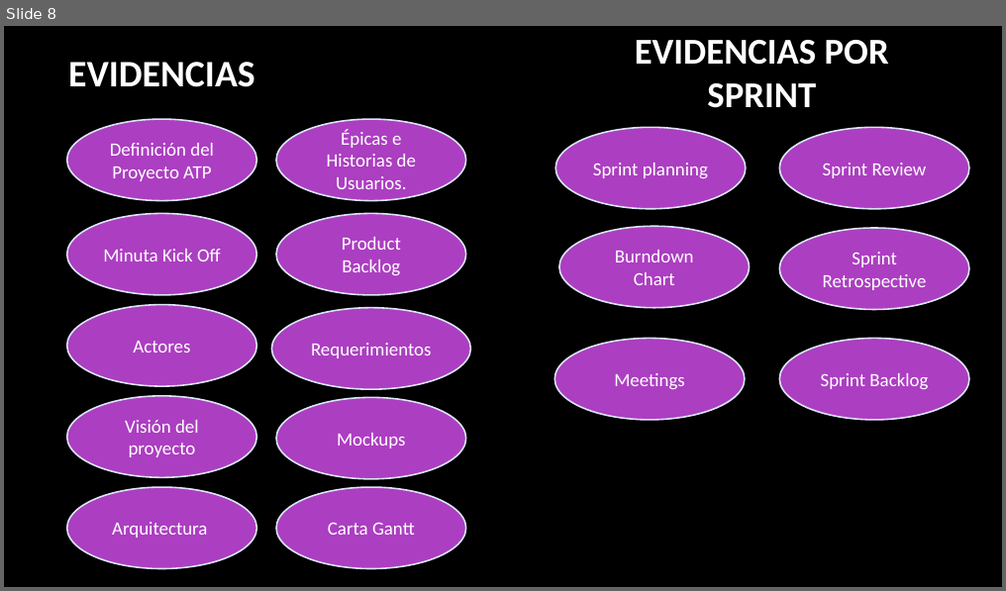
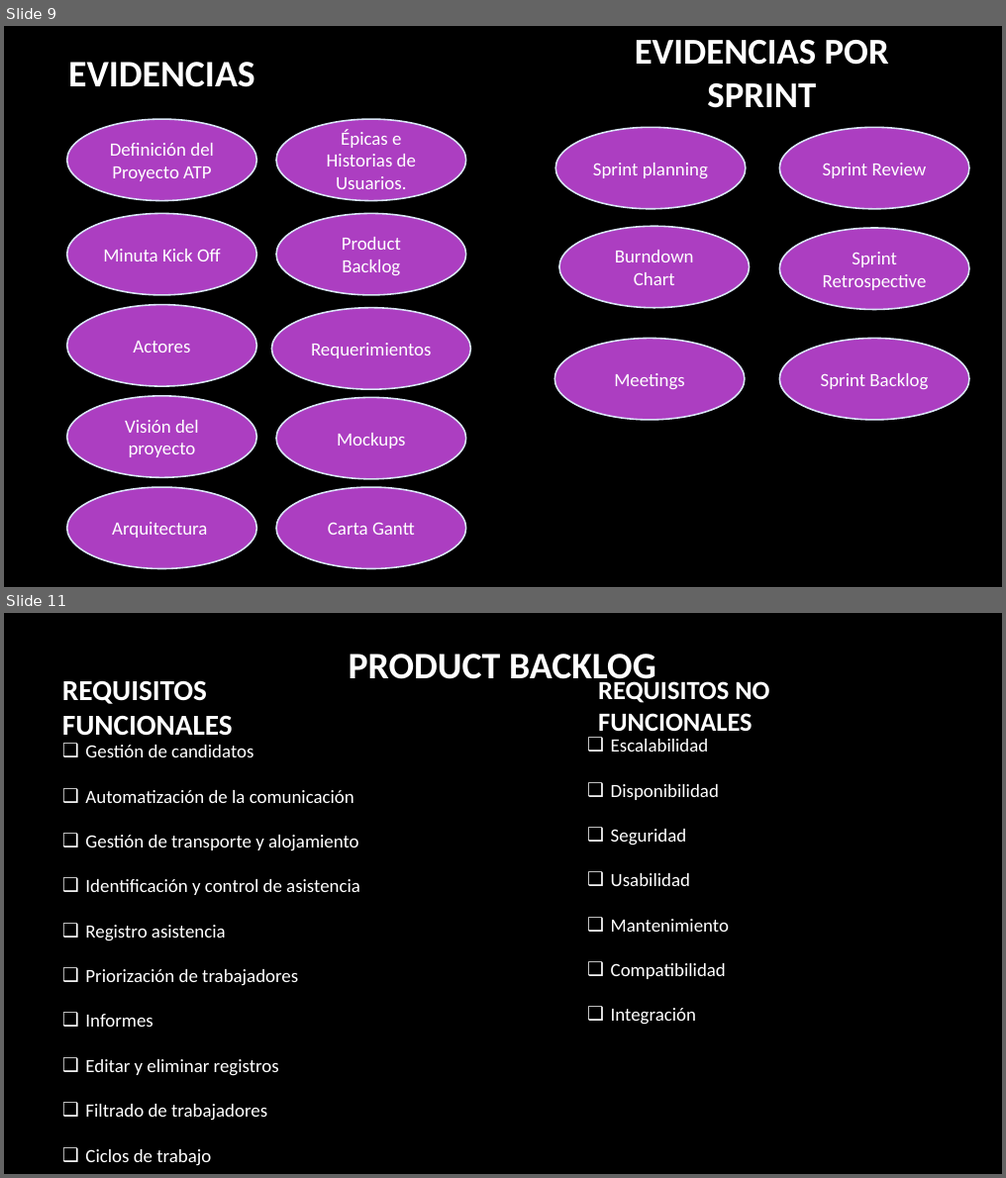
Before and after one commit to cristianvernal/NombreProyecto_Capstone24_DUOC_VM, a slide deck: Fase 1/Evidencias Grupales/Presentación Capstone.pptx. Shown one above the other, each under a label of ours: slide 8 before the commit, slides 9 and 11 after it; the slides between them are not shown. The pictures are 1006x591 and 1006x1178 pixels, drawn with LibreOffice and Linux fonts; fonts in the diff are those of the drawing; background and template pictures are left out. Boxes give left, top, right and bottom in pixels: in the first picture for what was removed or moved away, otherwise in the second. Text is boxed around its words. In the diff, an @@ line names an element or a change of style, - is before the commit and + after.

```diff
--- a/Fase 1/Evidencias Grupales/Presentación Capstone.pptx
+++ b/Fase 1/Evidencias Grupales/Presentación Capstone.pptx
@@ slide 11 added at bbox=[4, 613, 1002, 1174], background picture (left out) @@
@@ title added at bbox=[349, 654, 656, 687], 36 pt, text #FFFFFF, bold @@
+PRODUCT BACKLOG
@@ text added at bbox=[62, 680, 233, 736], 27.9 pt, text #FFFFFF, bold @@
+REQUISITOS FUNCIONALES
@@ text added at bbox=[598, 677, 769, 731], 25.2 pt, text #FFFFFF, bold @@
+REQUISITOS NO FUNCIONALES
@@ text added at bbox=[85, 745, 360, 1166], 18 pt, text #FFFFFF @@
+❑ Gestión de candidatos
+❑ Automatización de la comunicación
+❑ Gestión de transporte y alojamiento
+❑ Identificación y control de asistencia
+❑ Registro asistencia
+❑ Priorización de trabajadores
+❑ Informes
+❑ Editar y eliminar registros
+❑ Filtrado de trabajadores
+❑ Ciclos de trabajo
@@ text added at bbox=[611, 739, 729, 1025], 18 pt, text #FFFFFF @@
+❑ Escalabilidad
+❑ Disponibilidad
+❑ Seguridad
+❑ Usabilidad
+❑ Mantenimiento
+❑ Compatibilidad
+❑ Integración
@@ what was slide 8 is now slide 9 @@
```
Also in this commit, not shown: 8 other slides added, 2 slides removed.
